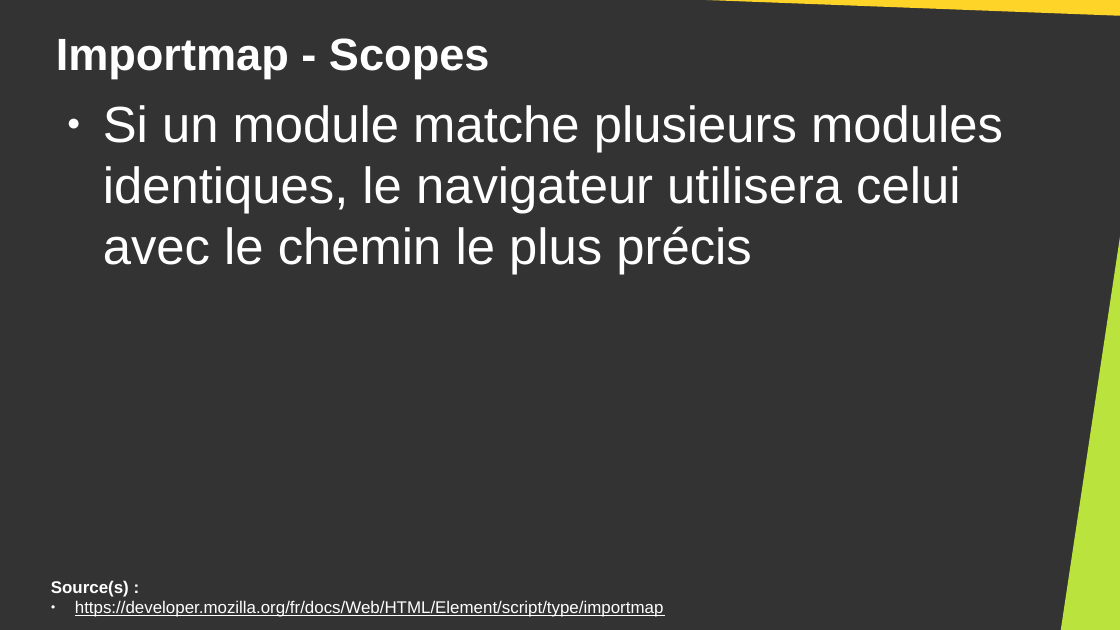
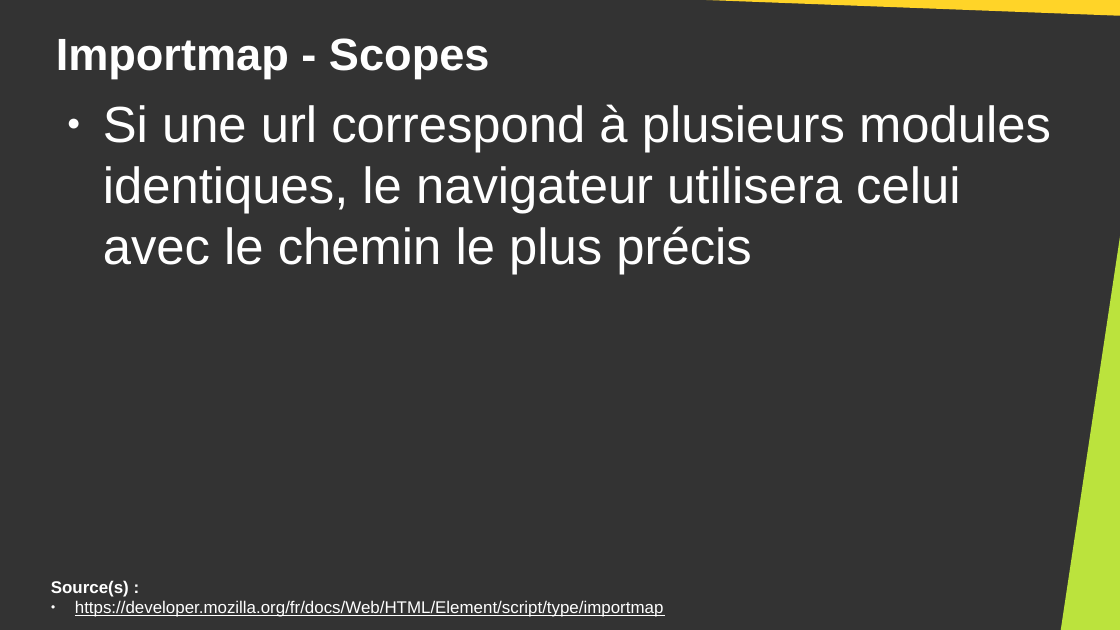
Before and after one commit to DanYellow/cours, a slide deck: slide 16 of developpement-web-et-dispositif-interactif-s6/travaux-pratiques/numero-3/presentation.odp (slide 13 before the commit). Drawn at 1120x630 pixels with LibreOffice and Linux fonts; fonts in the diff are those of the drawing. Boxes give left, top, right and bottom in pixels: in the first picture for what was removed or moved away, otherwise in the second. Text is boxed around its words. In the diff, an @@ line names an element or a change of style, - is before the commit and + after.

```diff
--- a/developpement-web-et-dispositif-interactif-s6/travaux-pratiques/numero-3/presentation.odp
+++ b/developpement-web-et-dispositif-interactif-s6/travaux-pratiques/numero-3/presentation.odp
@@ text at (103,104,1051,275): text changed @@
-● Si un module matche plusieurs modules identiques, le navigateur utilisera celui avec le chemin le plus précis
+● Si une url correspond à plusieurs modules identiques, le navigateur utilisera celui avec le chemin le plus précis
```
Also in this commit, not shown: 8 other slides changed, 4 slides added, 1 other file.
